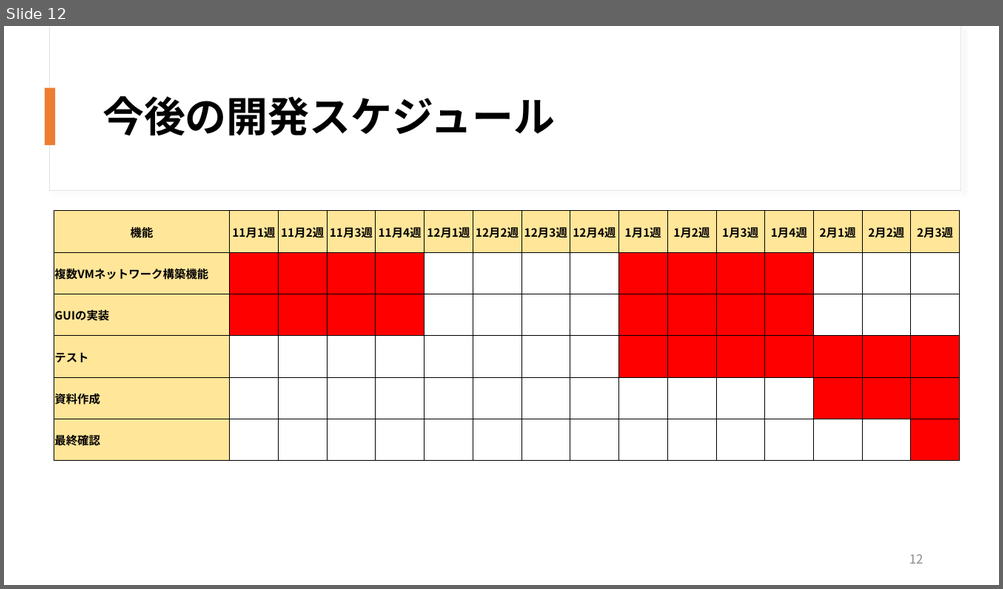
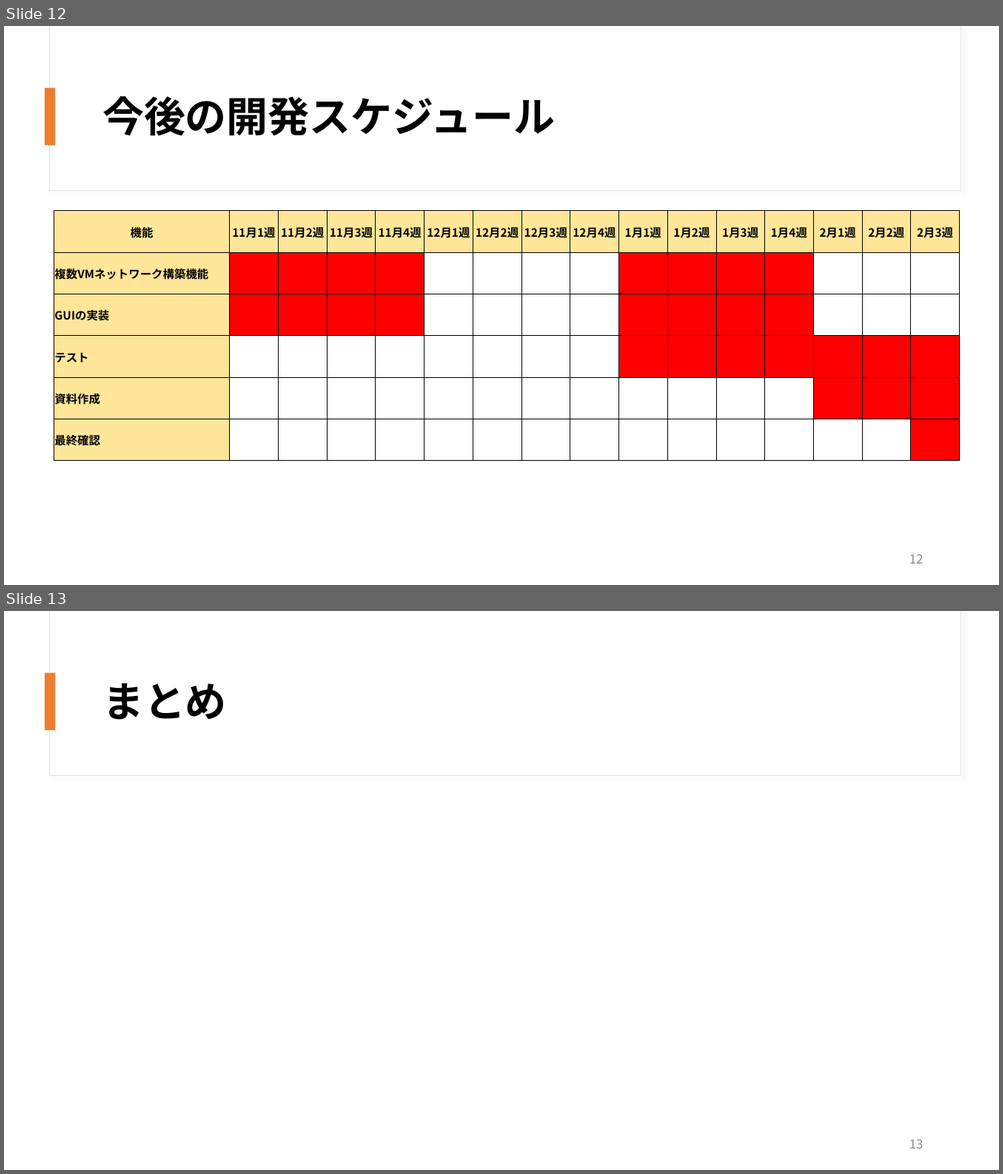
Before and after one commit to OOL2020-goodluckfanfield/Document, a slide deck: ool2020_middle_report_volume３_10_25 .pptx. Shown one above the other, each under a label of ours: slide 12 before the commit, slides 12 and 13 after it. The pictures are 1003x589 and 1003x1174 pixels, drawn with LibreOffice and Linux fonts; fonts in the diff are those of the drawing. Boxes give left, top, right and bottom in pixels: in the first picture for what was removed or moved away, otherwise in the second. Text is boxed around its words. In the diff, an @@ line names an element or a change of style, - is before the commit and + after.

```diff
--- a/ool2020_middle_report_volume３_10_25 .pptx
+++ b/ool2020_middle_report_volume３_10_25 .pptx
@@ slide 13 added at <box>4,611,999,1170</box>, background #FFFFFF @@
@@ rectangle added at <box>50,611,961,776</box>, fill #FFFFFF, outline #E1E1E1 0.75 pt @@
@@ rectangle added at <box>51,611,961,775</box>, fill #FFFFFF @@
@@ rectangle added at <box>45,673,56,730</box>, fill #ED7D31 @@
@@ title added at <box>102,683,227,720</box>, 40 pt, text #000000, bold @@
+まとめ
@@ page number added at <box>909,1139,923,1149</box>, 12 pt, text #8C8C8C @@
+13
```
Also in this commit, not shown: 5 slides changed, 1 other slide added, 1 slide removed, 1 other file.
